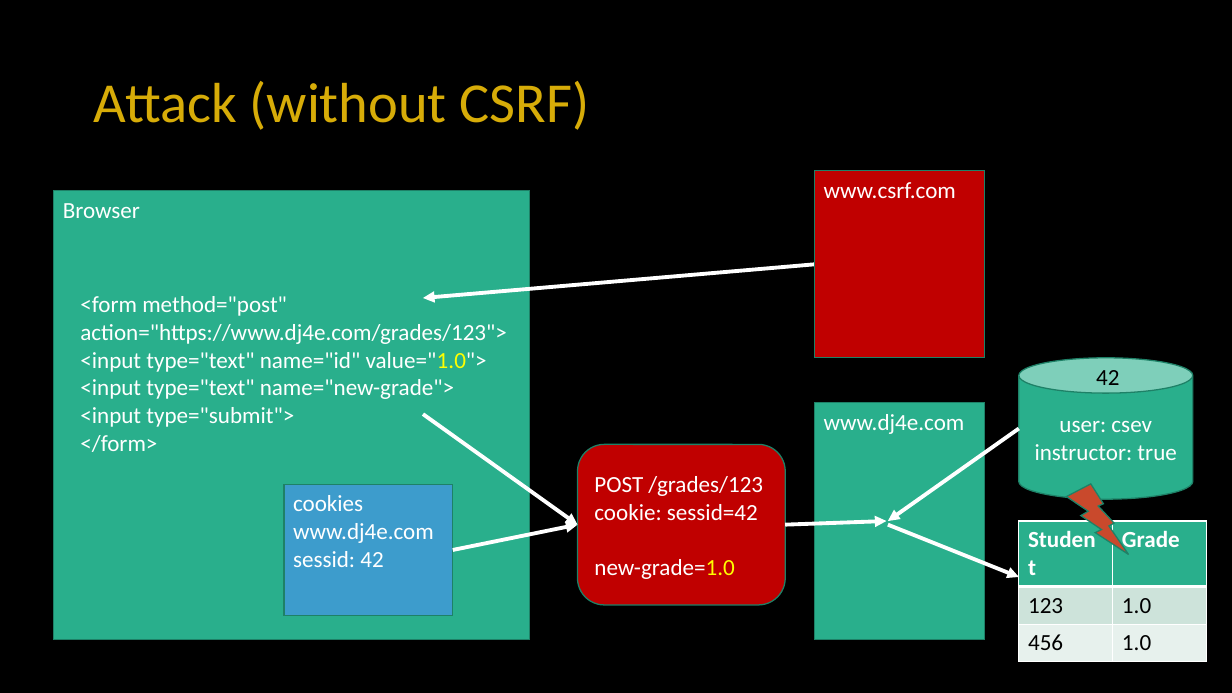
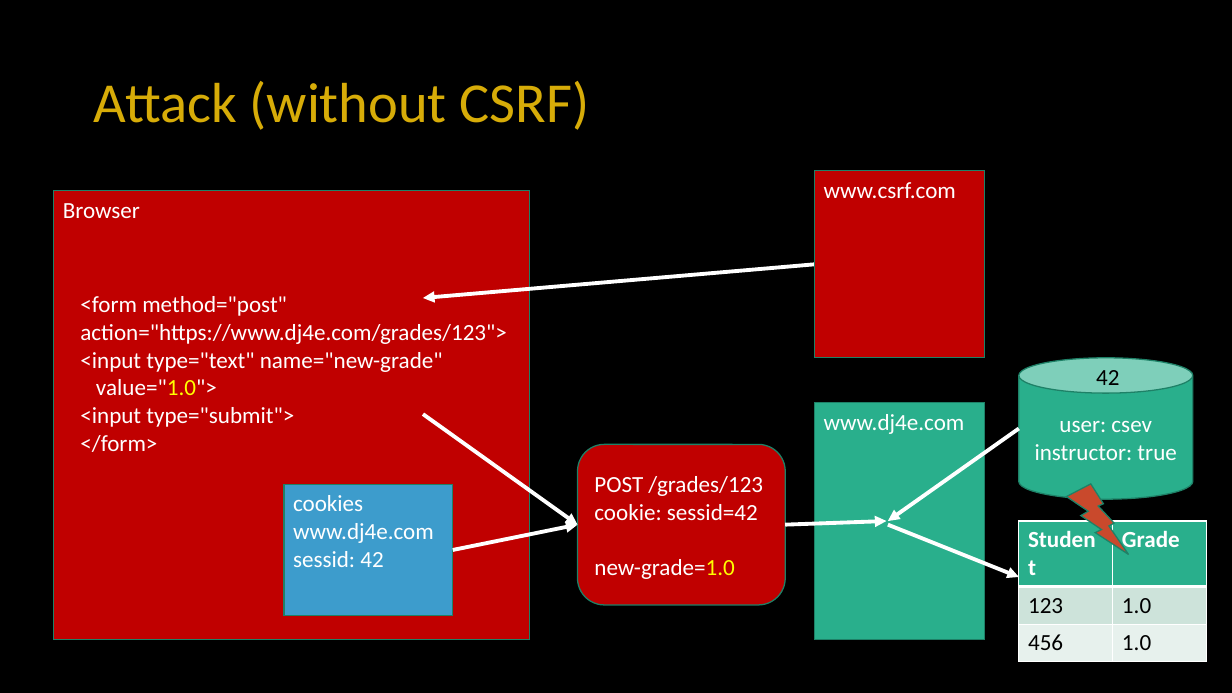
Before and after one commit to csev/dj4e, a slide deck: slide 31 of lectures/DJ-07-Forms.pptx. Drawn at 1232x693 pixels with LibreOffice and Linux fonts; fonts in the diff are those of the drawing. Boxes give left, top, right and bottom in pixels: in the first picture for what was removed or moved away, otherwise in the second. Text is boxed around its words. In the diff, an @@ line names an element or a change of style, - is before the commit and + after.

```diff
--- a/lectures/DJ-07-Forms.pptx
+++ b/lectures/DJ-07-Forms.pptx
@@ rectangle "Browser" at <box>54,190,530,640</box>: fill #29AF8C to #C00000 @@
@@ text at <box>80,352,443,395</box>: text changed @@
-<input type="text" name="id" value="1.0">
-<input type="text" name="new-grade">
+<input type="text" name="new-grade"
+value="1.0">
```
Also in this commit, not shown: 7 other slides changed, 1 slide added, 2 other files.
